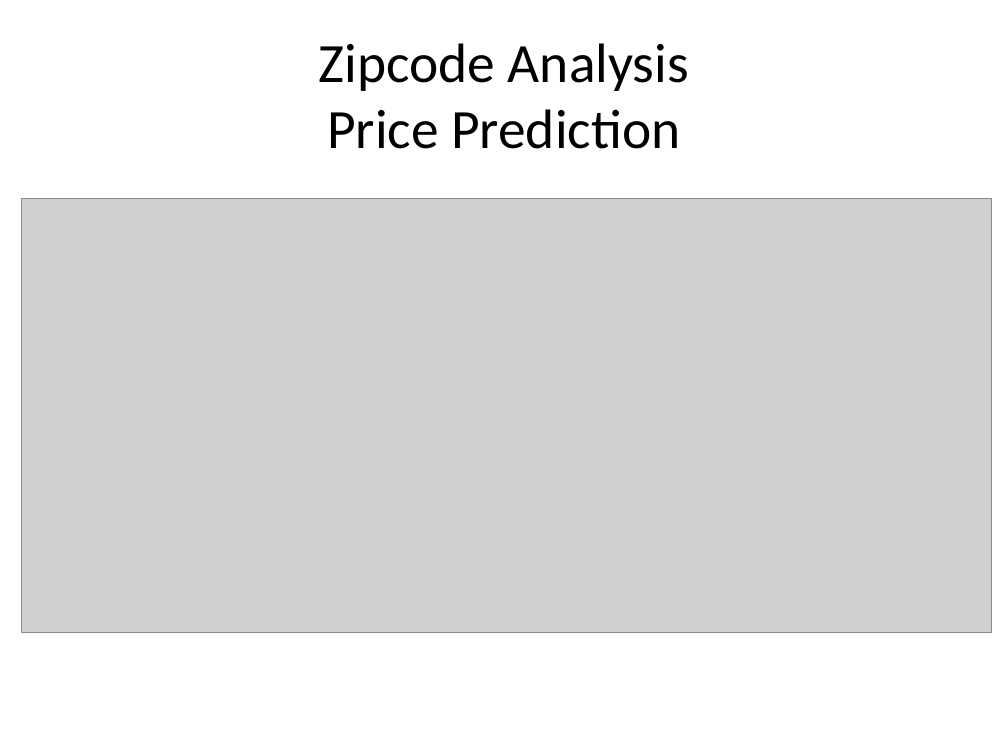
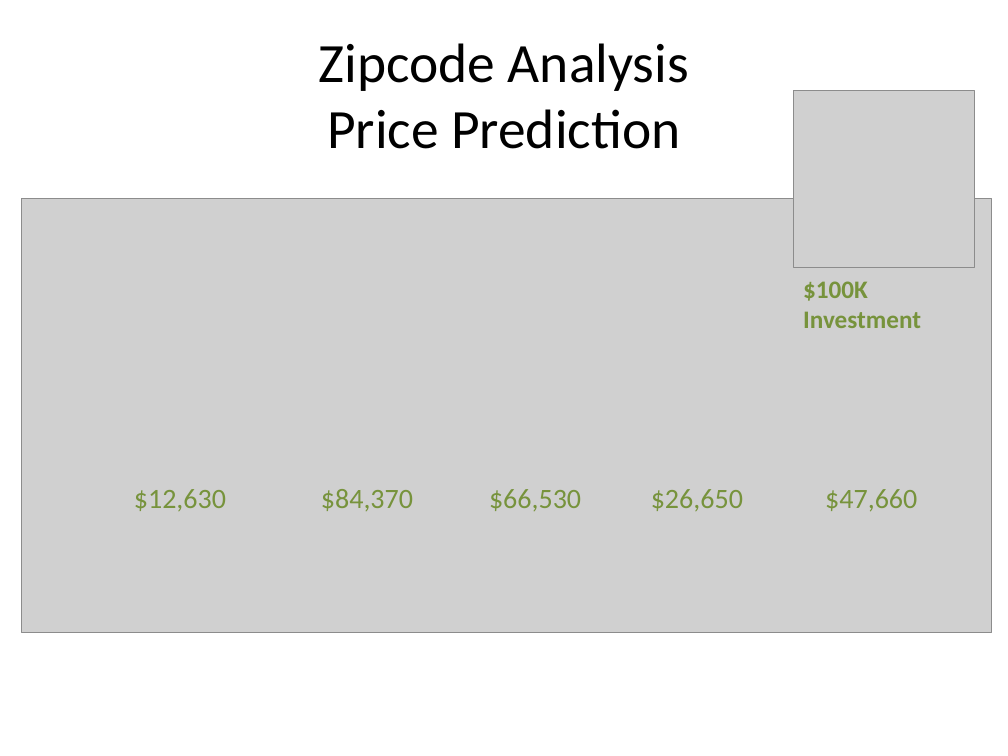
Before and after one commit to Sue-Mir/Module4_Project_Time_Series_Modelling, a slide deck: slide 11 of time-series/Project4_NonTechnicalPresentation.pptx. Drawn at 1008x756 pixels with LibreOffice and Linux fonts; fonts in the diff are those of the drawing; grey boxes stand for pictures. Boxes give left, top, right and bottom in pixels: in the first picture for what was removed or moved away, otherwise in the second. Text is boxed around its words. In the diff, an @@ line names an element or a change of style, - is before the commit and + after.

```diff
--- a/time-series/Project4_NonTechnicalPresentation.pptx
+++ b/time-series/Project4_NonTechnicalPresentation.pptx
@@ picture added at (793, 91, 974, 268) @@
@@ text added at (803, 281, 921, 328), 18 pt, text #77933C, bold @@
+$100K Investment
@@ text added at (134, 489, 917, 512), 20 pt, text #77933C @@
+$12,630 $84,370 $66,530 $26,650 $47,660
```
Also in this commit, not shown: 4 other slides changed, 1 slide removed.
